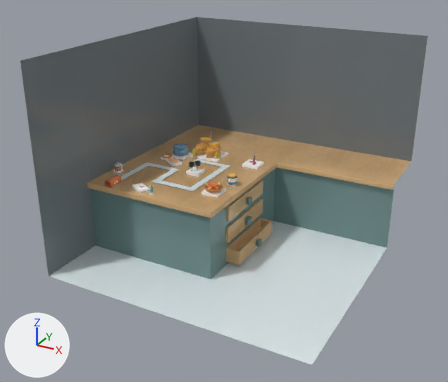
One commit to the OBJ model mge_v18_student_version/assets/mge/models/Levels/LevelOne/layer1.obj: the scene before it, then after it.
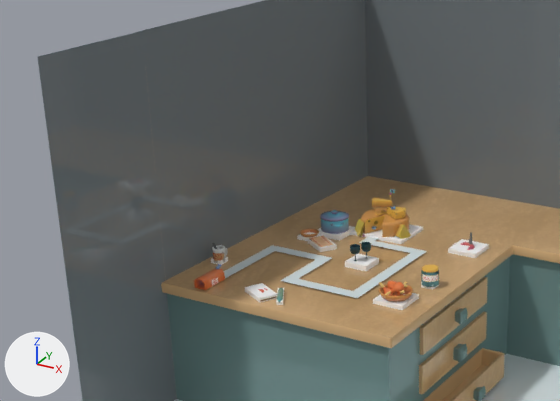
There are two pictures of each version: one whole from a 50 mm camera at (93.4, -146.0, 69.2) aimed at (16.3, -5.7, -1.0), one close up on the part from 0% to 67% of the width and 8% to 65% of the height. The lights are fixed; the arrows at lower left show +X, +Y and +Z. Where no turn or scale is listed for an object, it has been applied to the vertices. Vertices at the same position are counted once.

In view in the first close-up: 'layer1'.
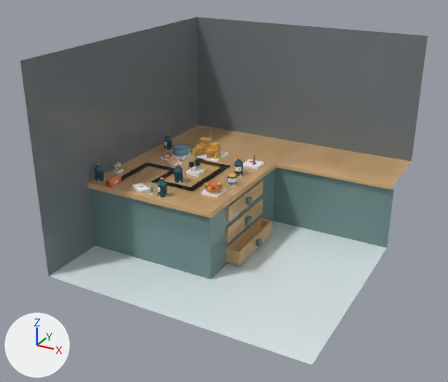
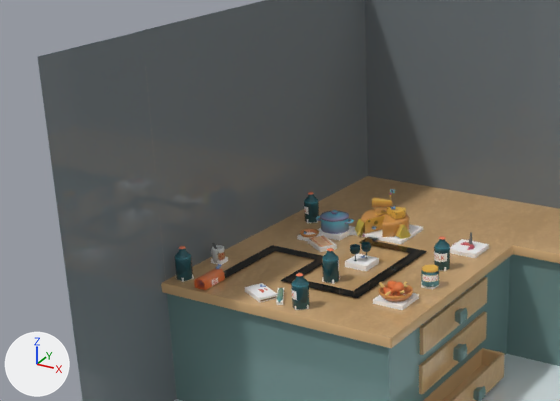
Location of each change, (x1, y1, x2, y2) in pixels of the close-ups (560 x 401 px):
part 1 of me_layer1, added (cyan): after (322, 248, 339, 283)
part 2 of me_layer1, added: after (434, 236, 450, 270)
part 3 of me_layer1, added: after (304, 192, 319, 223)
part 4 of me_layer1, added (cyan): after (291, 273, 310, 309)
part 5 of me_layer1, added (cyan): after (174, 246, 193, 281)
part 6 of me_layer1, built on: before (212, 245, 228, 265); after (211, 245, 225, 265)
part 7 of me_layer1, recoloured (grey to black): (223, 237, 427, 298) in both

Diff of the bpy script that builds the scene:
```diff
--- a/mge_v18_student_version/assets/mge/models/Levels/LevelOne/layer1.obj.py
+++ b/mge_v18_student_version/assets/mge/models/Levels/LevelOne/layer1.obj.py
@@ img_milkbottle_png @@
+img_milkbottle_png = load_image('MilkBottle.png', '../CupboardLevel/MilkBottle.png', 1024, 1024, 'sRGB')
@@ img_path_level3_png @@
+img_path_level3_png = load_image('Path_Level3.png', '../../../textures/Path_Level3.png', 2048, 2048, 'sRGB')
@@ mat_milkbottleoutside1 @@
+mat_milkbottleoutside1 = principled_material('MilkBottleOutside1')
+mat_milkbottleoutside1.texture = img_milkbottle_png
+mat_milkbottleoutside1.roughness = 0.0
@@ mat_path_level3 @@
+mat_path_level3 = principled_material('Path_Level3')
+mat_path_level3.texture = img_path_level3_png
+mat_path_level3.roughness = 0.0
@@ me_layer1 @@
 # used by ob_layer1; location = (0.0, 0.0, 0.0)
-me_layer1.from_pydata(...)  # 8209 vertices, 16010 faces; spans x -20.1..57.3, y -40.1..40.9, z -21.1..38.3
+me_layer1.from_pydata(...)  # 13687 vertices, 26897 faces; spans x -20.1..57.3, y -40.1..40.9, z -21.1..38.3
+# me_layer1 part 1: a new loose piece of 98 vertices spanning x 1.2..3.8, y -9.0..-6.3, z 0.0..5.1, in mat_milkbottleoutside1 (picture img_milkbottle_png)
+# me_layer1 part 2: a new loose piece of 98 vertices spanning x 13.9..16.5, y 3.8..6.4, z 0.0..5.1, in mat_milkbottleoutside1 (picture img_milkbottle_png)
+# me_layer1 part 3: a new loose piece of 98 vertices spanning x -16.5..-13.9, y 12.4..15.0, z 0.0..5.1, in mat_milkbottleoutside1 (picture img_milkbottle_png)
+# me_layer1 part 4: a new loose piece of 98 vertices spanning x 2.8..5.3, y -19.5..-17.0, z 0.0..5.1, in mat_milkbottleoutside1 (picture img_milkbottle_png)
+# me_layer1 part 5: a new loose piece of 98 vertices spanning x -19.3..-16.7, y -19.2..-16.7, z 0.0..5.1, in mat_milkbottleoutside1 (picture img_milkbottle_png)
+# me_layer1 part 6: 27 vertices moved within x -18.4..-12.8, y -16.1..-8.8, z 0.6..2.3; 228 vertices removed from x -18.5..-16.4, y -10.9..-8.0, z 0.0..2.4; 970 vertices added at x -19.3..-16.5, y -10.9..-8.8, z 0.0..2.4
+# me_layer1 part 7: 26 faces spanning x -14.0..10.0, y -18.1..17.9, z 0.1 switch from mat_planetex__1 (picture img_planetex__1__png) to mat_path_level3 (picture img_path_level3_png)
 me_layer1.materials.append(mat_cheesy_bites1)
@@ me_layer1 @@
 me_layer1.materials.append(mat_towel1)
+me_layer1.materials.append(mat_milkbottleoutside1)  # picture img_milkbottle_png
```
